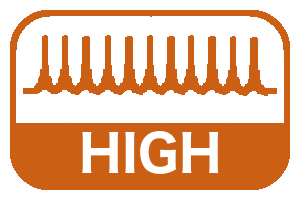
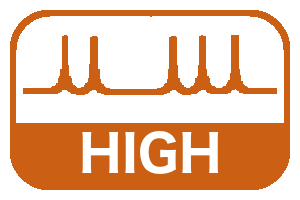
Two versions of the same layered image (300x200). Layer-by-layer changes:
hid "HIGH #1" over 34, 35, 268, 96
showed "RHYTHM #1" over 34, 35, 268, 95
